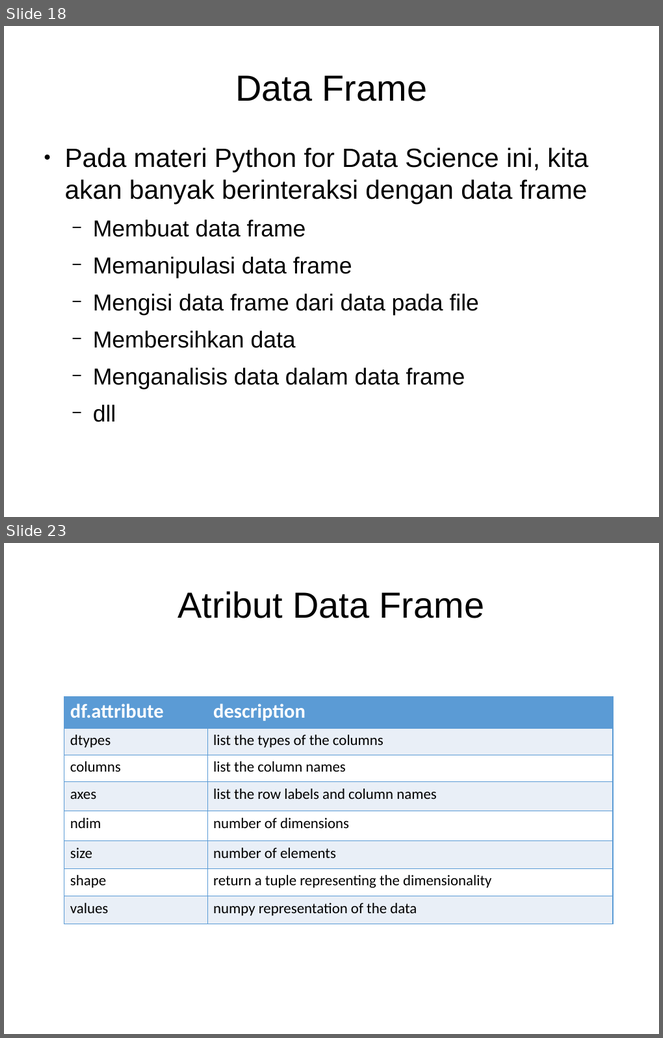
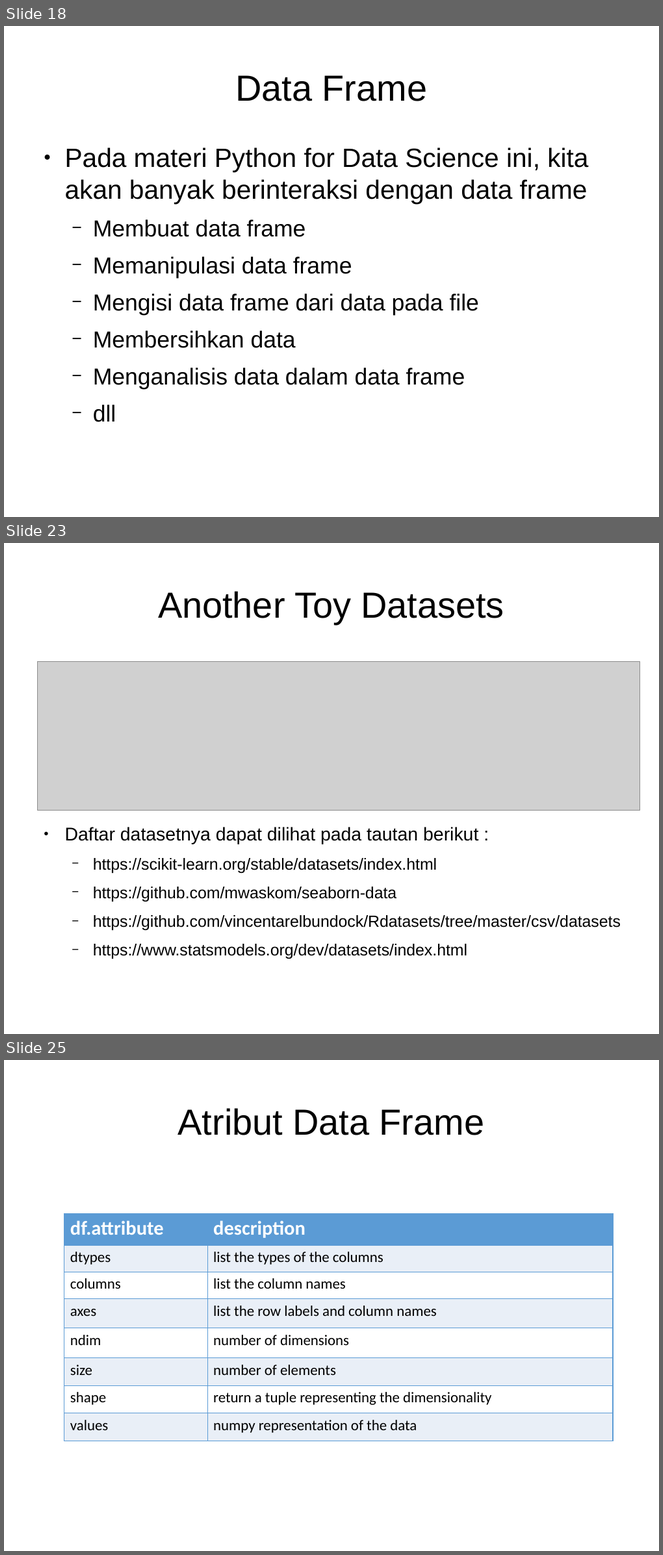
Before and after one commit to Arasy/SlidePythonDataScience, a slide deck: Ch3-Pandas.odp. Shown one above the other, each under a label of ours: slides 18 and 23 before the commit, slides 18, 23 and 25 after it; the slides between them are not shown. The pictures are 663x1038 and 663x1555 pixels, drawn with LibreOffice and Linux fonts; fonts in the diff are those of the drawing; grey boxes stand for pictures. Boxes give left, top, right and bottom in pixels: in the first picture for what was removed or moved away, otherwise in the second. Text is boxed around its words. In the diff, an @@ line names an element or a change of style, - is before the commit and + after.

```diff
--- a/Ch3-Pandas.odp
+++ b/Ch3-Pandas.odp
@@ slide 23 added at (4, 543, 659, 1034), background #FFFFFF @@
@@ title added at (158, 591, 504, 624), 44 pt, text #000000 @@
+Another Toy Datasets
@@ picture added at (37, 662, 640, 811) @@
@@ text added at (65, 827, 621, 959), 19.6 pt, text #000000 @@
+● Daftar datasetnya dapat dilihat pada tautan berikut :
+  − https://scikit-learn.org/stable/datasets/index.html
+  − https://github.com/mwaskom/seaborn-data
+  − https://github.com/vincentarelbundock/Rdatasets/tree/master/csv/datasets
+  − https://www.statsmodels.org/dev/datasets/index.html
@@ what was slide 23 is now slide 25 @@
```
Also in this commit, not shown: 9 slides changed, 1 other slide added, 1 other file.
